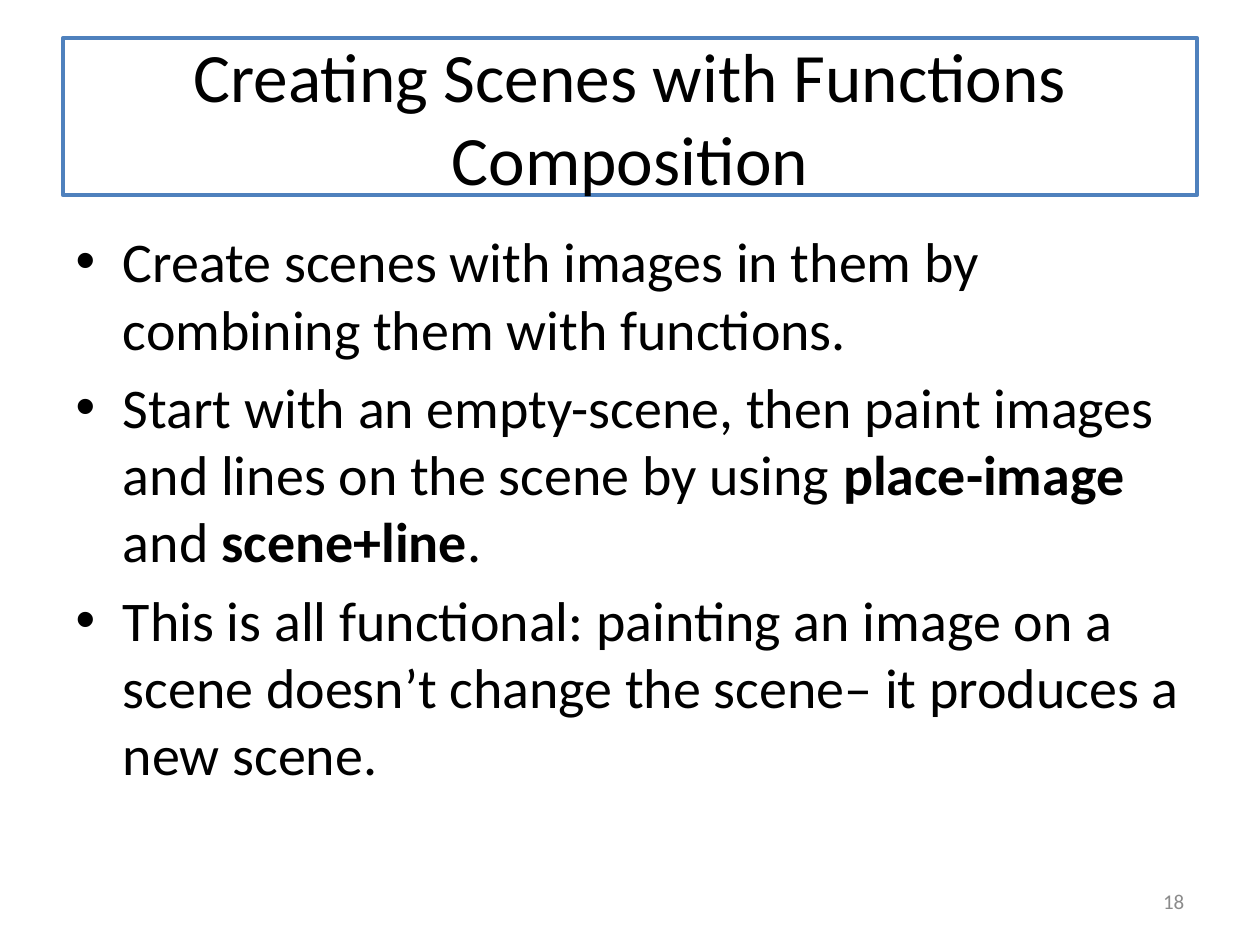
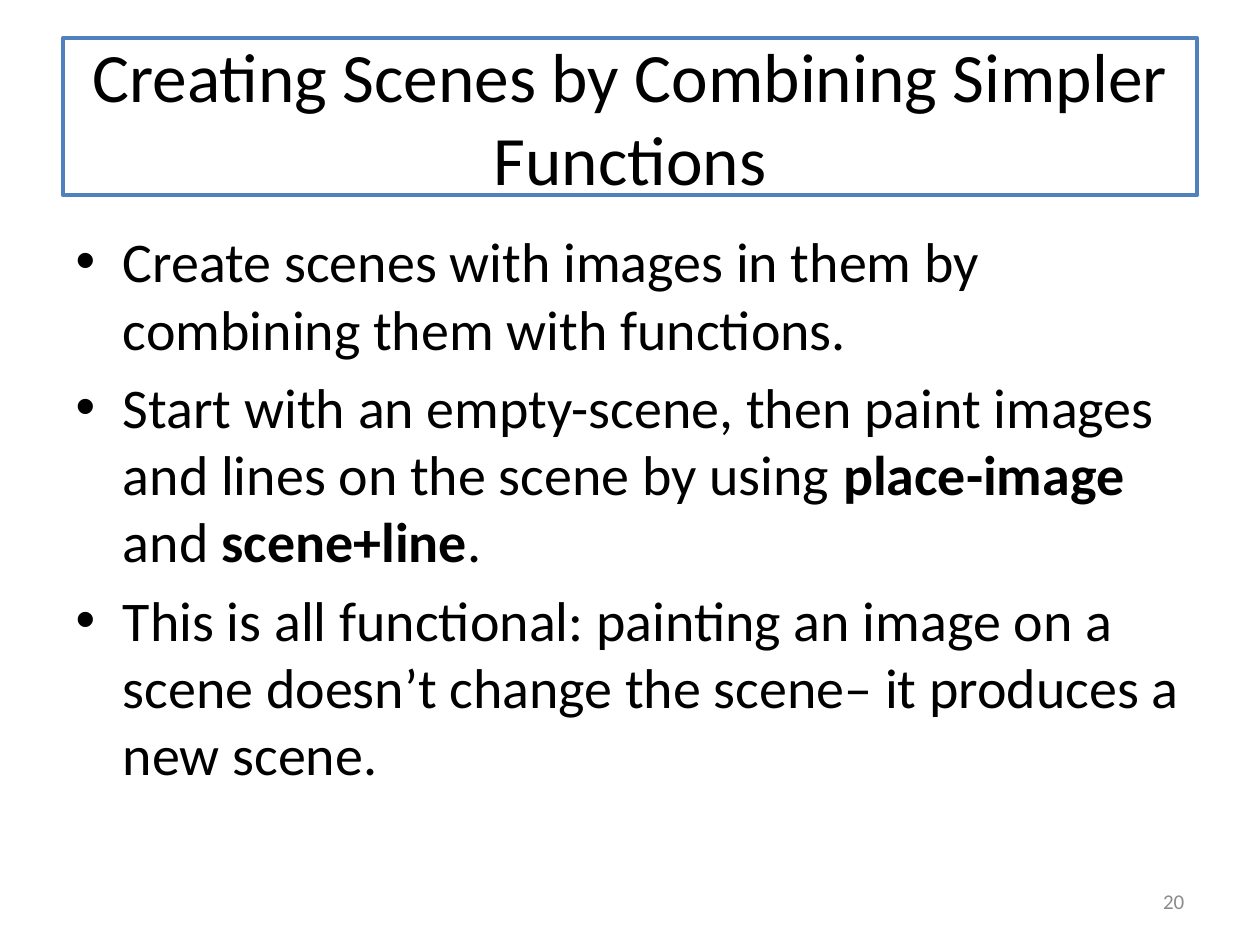
Before and after one commit to mwand/cs5010f17, a slide deck: slide 20 of Slides/Lesson 3.1 Working with images and scenes.pptx (slide 18 before the commit). Drawn at 1260x945 pixels with LibreOffice and Linux fonts; fonts in the diff are those of the drawing. Boxes give left, top, right and bottom in pixels: in the first picture for what was removed or moved away, otherwise in the second. Text is boxed around its words. In the diff, an @@ line names an element or a change of style, - is before the commit and + after.

```diff
--- a/Slides/Lesson 3.1 Working with images and scenes.pptx
+++ b/Slides/Lesson 3.1 Working with images and scenes.pptx
@@ title at [92, 54, 1167, 197]: text changed @@
-Creating Scenes with Functions Composition
+Creating Scenes by Combining Simpler Functions
@@ page number at [1163, 895, 1184, 909]: text changed @@
-18
+20
```
Also in this commit, not shown: 9 other slides changed, 2 slides added, 1 slide removed, 21 other files.
